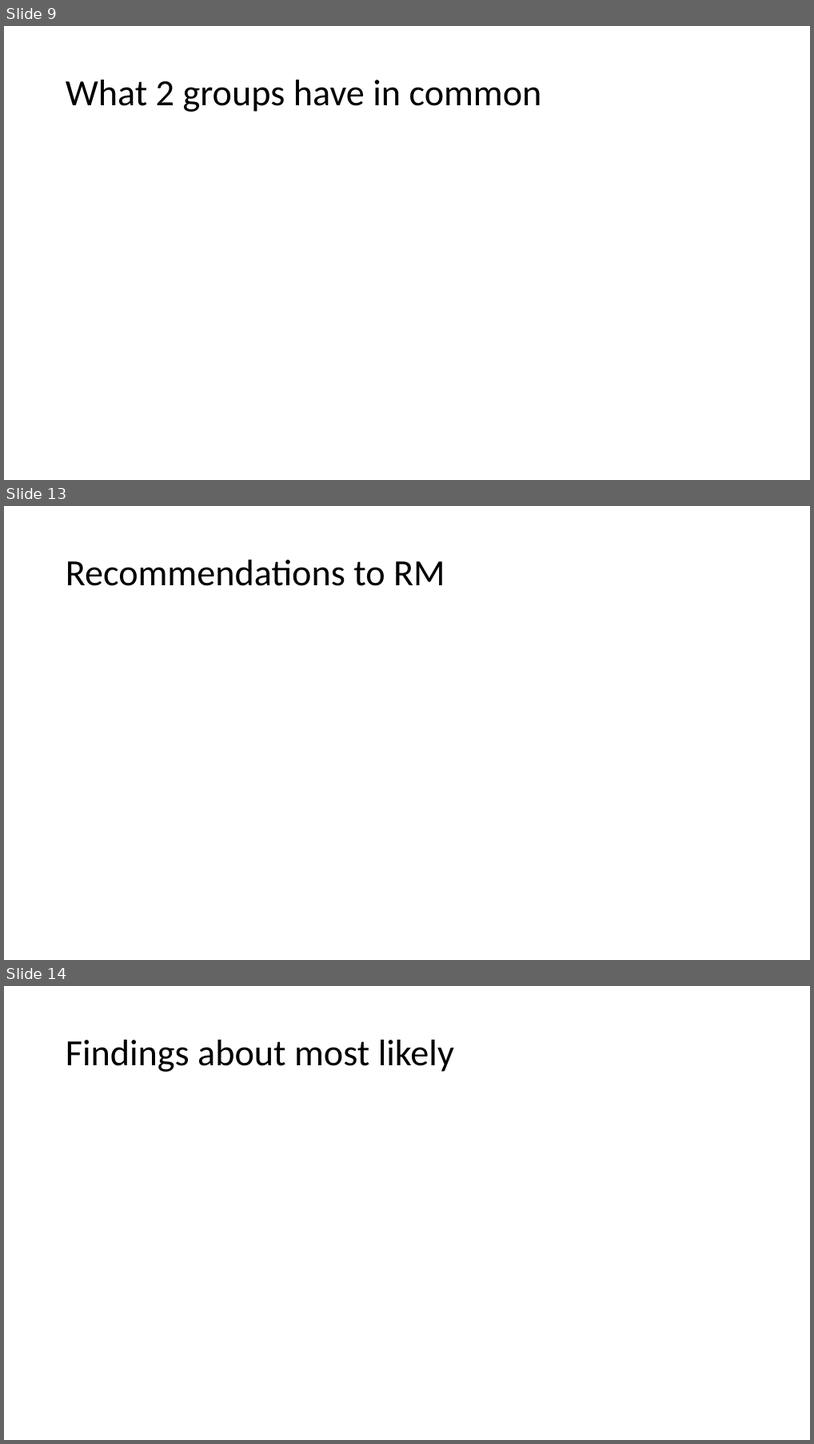
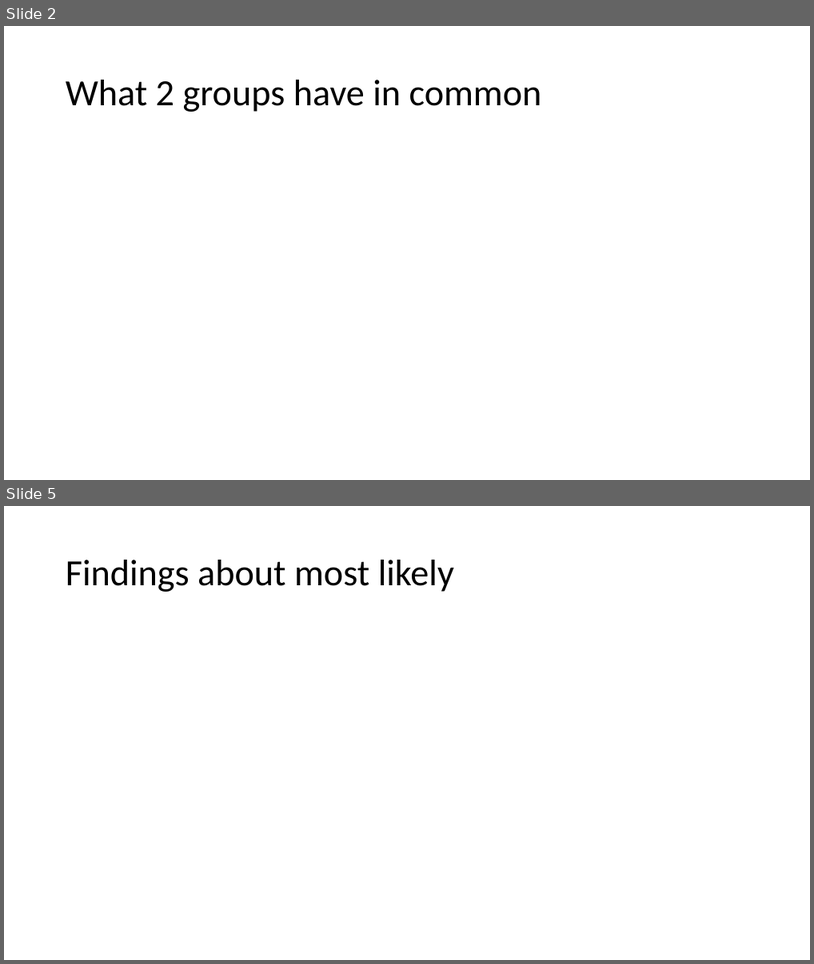
Before and after one commit to PersonaPredicta/Survey_Says..., a slide deck: New_personas.pptx. Shown one above the other, each under a label of ours: slides 9, 13 and 14 before the commit, slides 2 and 5 after it; the slides between them are not shown. The pictures are 814x1444 and 814x964 pixels, drawn with LibreOffice and Linux fonts; fonts in the diff are those of the drawing. Boxes give left, top, right and bottom in pixels: in the first picture for what was removed or moved away, otherwise in the second. Text is boxed around its words. In the diff, an @@ line names an element or a change of style, - is before the commit and + after.

```diff
--- a/New_personas.pptx
+++ b/New_personas.pptx
@@ slide 13 removed at (4, 506, 810, 960), background #FFFFFF @@
@@ title removed at (66, 560, 446, 586) @@
-Recommendations to RM
@@ what was slide 9 is now slide 2 @@
@@ what was slide 14 is now slide 5 @@
```
Also in this commit, not shown: 3 slides changed, 9 other slides removed.
